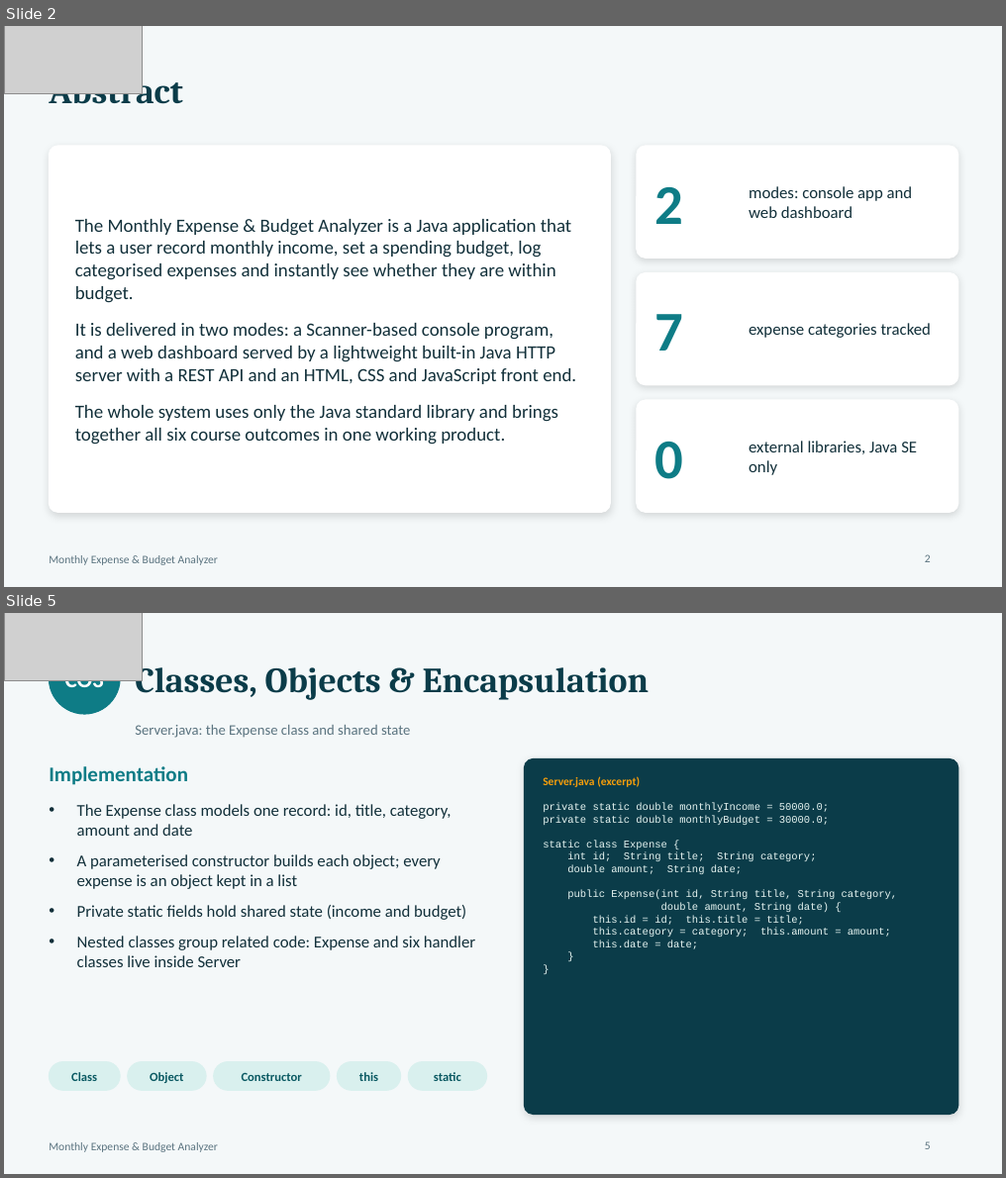
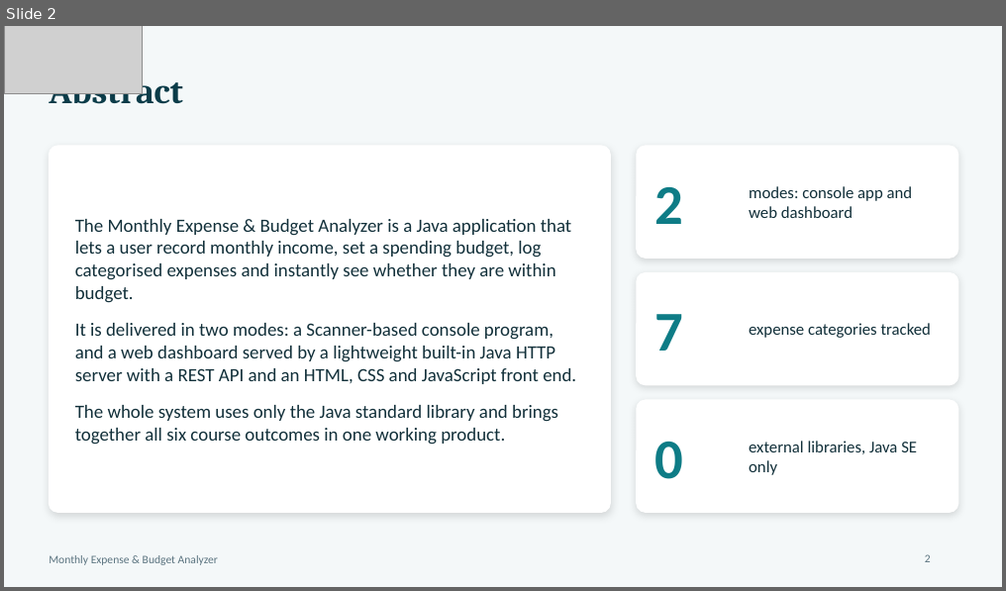
Before and after one commit to bheemavarapuSandeep/Monthly-Expensive---Budget-Analyzer, a slide deck: Expense_Analyzer_Project_Ppt.pptx. Shown one above the other, each under a label of ours: slides 2 and 5 before the commit, slide 2 after it; the slides between them are not shown. The pictures are 1006x1178 and 1006x591 pixels, drawn with LibreOffice and Linux fonts; fonts in the diff are those of the drawing; grey boxes stand for pictures. Boxes give left, top, right and bottom in pixels: in the first picture for what was removed or moved away, otherwise in the second. Text is boxed around its words. In the diff, an @@ line names an element or a change of style, - is before the commit and + after.

```diff
--- a/Expense_Analyzer_Project_Ppt.pptx
+++ b/Expense_Analyzer_Project_Ppt.pptx
@@ slide 5 removed at (4, 613, 1002, 1174), background #F4F8F9; not listed: 1 template element that a slide beside it also shows @@
@@ picture removed at (4, 613, 142, 681) @@
@@ ellipse removed at (49, 643, 120, 714) @@
@@ title removed at (135, 660, 648, 700) @@
-Classes, Objects & Encapsulation
@@ text removed at (65, 680, 104, 693) @@
-CO3
@@ text removed at (135, 725, 410, 738) @@
-Server.java: the Expense class and shared state
@@ rounded rectangle removed at (525, 759, 958, 1115) @@
@@ text removed at (49, 766, 188, 785) @@
-Implementation
@@ text removed at (543, 776, 640, 787) @@
-Server.java (excerpt)
@@ text removed at (77, 804, 475, 967) @@
-• The Expense class models one record: id, title, category, amount and date
-• A parameterised constructor builds each object; every expense is an object kept in a list
-• Private static fields hold shared state (income and budget)
-• Nested classes group related code: Expense and six handler classes live inside Server
@@ text removed at (543, 803, 898, 950) @@
-private static double monthlyIncome = 50000.0;
-private static double monthlyBudget = 30000.0;
-static class Expense {
-int id; String title; String category;
-double amount; String date;
-public Expense(int id, String title, String category,
-double amount, String date) {
-this.id = id; this.title = title;
-this.category = category; this.amount = amount;
-this.date = date;
-}
-}
@@ rounded rectangle removed at (49, 1062, 120, 1090) @@
@@ text removed at (71, 1072, 97, 1081) @@
-Class
@@ rounded rectangle removed at (128, 1062, 206, 1090) @@
@@ text removed at (150, 1072, 183, 1083) @@
-Object
@@ rounded rectangle removed at (214, 1062, 330, 1090) @@
@@ text removed at (242, 1072, 302, 1081) @@
-Constructor
@@ rounded rectangle removed at (338, 1062, 401, 1090) @@
@@ text removed at (359, 1072, 378, 1081) @@
-this
@@ rounded rectangle removed at (408, 1062, 487, 1090) @@
@@ text removed at (434, 1072, 461, 1081) @@
-static
@@ page number removed at (925, 1142, 931, 1150) @@
-5
```
Also in this commit, not shown: 6 slides added, 5 other slides removed.
